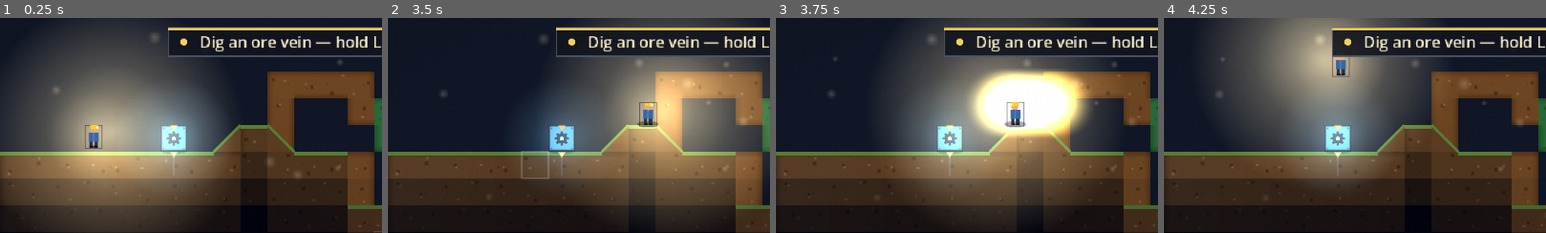
Above: before the commit, frames 1-4 (left to right).
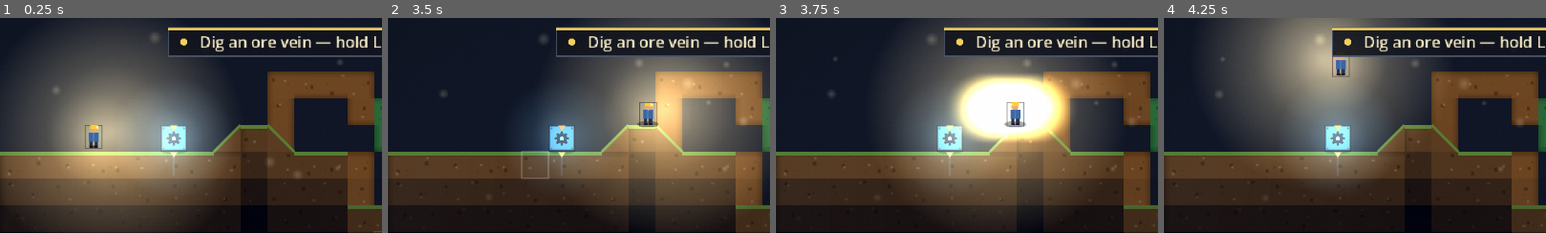
Above: after the commit, the same moments.

Repository: teohondascully/sinkforge
Game: Godot game, scene res://scenes/main.tscn
The game is run twice, just before and just after one commit, with the same random seed, the same clock (stepped at 60 frames per second) and the same inputs.
Inputs (mouse positions are % of the whole screen's width and height, from its top left):
- Up to frame 1 (0.25 s): no input
- Up to frame 2 (3.5 s): tap Enter at 0.5 s; move the mouse to (72, 45) at 0.52 s; hold D (sf_right) 0.53-1.25 s; right-click (72, 45) at 0.6 s; click (72, 45) at 0.67 s; tap Space (sf_jump) at 0.77, 2 s; drag from (30, 55) to (45, 70) at 1.27 s; move the mouse to (60, 28) at 2.02 s; hold D (sf_right) 2.03-2.75 s; tap Mouse wheel down (sf_cycle_next) at 2.1 s; drag from (45, 70) to (20, 35) at 2.77 s
- Up to frame 3 (3.75 s): move the mouse to (80, 65) at 3.52 s; hold A (sf_left) from 3.53 s (still down); tap Q (sf_drop) at 3.6 s
- Up to frame 4 (4.25 s): keep holding A (sf_left); tap Space (sf_jump) at 3.77 s
The pictures show only the part of the screen within x 0-50%, y 0-50%; the shares and areas given below are measured in that part.

Frames 1-2 are identical in both runs. In frame 3, 7.1% of the frame differs, in the area x 45-83%, y 24-58%; in frame 4, nothing differs.

Commit message:
feat(power): slice 1 — forward toss arc + aimed drop
Dropping now TOSSES forward-and-down (the Minecraft arc) instead of
teleporting straight down: the stack lands in the cell you're facing
(stand beside a forge and toss ore in, or fling it over a ledge into the
next shaft), falling back to a straight drop when a wall blocks the toss
(so shaft-feeding still works). FallingItems gains one shared _sample()
arc the nugget and its trail both read (DRY); a straight-down spit is
visually unchanged (bow scales with toss distance). drop_item gains a
cosmetic-only from_cell launch origin — production landing is untouched,
conservation holds. The feed-and-smelt play-goal moves to the new
stand-beside-and-toss interaction.

Harness: sim ALL PASS, play 5/5, capture healthy.

Diff:
--- a/scenes/falling_items.gd
+++ b/scenes/falling_items.gd
@@ -56,12 +56,23 @@
 	return out
 
 
-## The world position of a drop: down its column with a small launch-hop (reads as SPAT OUT, then gravity).
+## The world position of a drop along its ballistic arc (the ONE authority — the trail samples it too).
 func _pos(f: Dictionary) -> Vector2:
-	var t: float = clampf(float(f["t"]), 0.0, 1.0)
-	var p: Vector2 = (f["from"] as Vector2).lerp(f["to"], t)
-	p.y -= sin(t * PI) * 10.0
-	return p
+	return _sample(f["from"], f["to"], float(f["t"]))
+
+
+## A point on the toss arc from `from` to `to` at progress `t`. Horizontal eases OUT (a tossed item
+## shoots forward early, then settles into its landing column); vertical descends linearly minus an
+## upward BOW (the launch hop) that grows with the toss distance. A straight-down spit (from.x == to.x)
+## keeps the original ~10px pop unchanged — so machine output is visually identical, only sideways
+## tosses arc. This is the Minecraft forward-and-down throw expressed over the column landing.
+func _sample(from: Vector2, to: Vector2, t: float) -> Vector2:
+	t = clampf(t, 0.0, 1.0)
+	var ex: float = 1.0 - (1.0 - t) * (1.0 - t)        # ease-out horizontal
+	var x: float = lerpf(from.x, to.x, ex)
+	var bow: float = 10.0 + absf(to.x - from.x) * 0.28  # launch hop, taller the further it's tossed
+	var y: float = lerpf(from.y, to.y, t) - sin(t * PI) * bow
+	return Vector2(x, y)
 
 
 ## Paint the stream on `canvas`: a fading comet-trail + a chunky glowing nugget with a vertical motion-
@@ -75,8 +86,7 @@
 		var trail: int = 5
 		for i: int in range(trail, 0, -1):
 			var tt: float = clampf(t - float(i) * 0.055, 0.0, 1.0)
-			var pp: Vector2 = from.lerp(to, tt)
-			pp.y -= sin(tt * PI) * 10.0
+			var pp: Vector2 = _sample(from, to, tt)
 			var a: float = (1.0 - float(i) / float(trail + 1)) * 0.34
 			var sz: float = 5.5 - float(i) * 0.6
 			canvas.draw_rect(Rect2(pp - Vector2(sz, sz), Vector2(sz * 2.0, sz * 2.0)), Color(col.r, col.g, col.b, a))
--- a/scenes/main.gd
+++ b/scenes/main.gd
@@ -446,8 +446,11 @@
 
 
 ## DROP the selected stack (Q): gravity is the conveyor, so feeding is DROPPING — you don't insert into
-## a machine, you let go above its column and it falls in (or onto the floor). Drops at the body's own
-## cell; the sim cascades it down via drop_item. Returns whether anything fell.
+## a machine, you let go above its column and it falls in (or onto the floor). It TOSSES forward (the
+## Minecraft arc): the stack lands in the cell you're FACING-and-below — so you stand beside a forge and
+## toss ore in, or fling it over a ledge into the next shaft. If that facing cell is a wall (you can't
+## toss through rock), it falls back to a straight drop down your own column (so feeding a shaft you
+## stand over still works). The body's cell is the visual launch origin; the sim cascades the landing.
 func try_drop() -> bool:
 	if _player == null:
 		return false
@@ -457,10 +460,14 @@
 	var sel: int = clampi(_inv_selected, 0, slots.size() - 1)
 	var item: StringName = slots[sel]["item"]
 	var carried: int = int(slots[sel]["count"])
-	var cell: Vector2i = _cell_at(_player.position)
-	var dropped: int = sim.drop_item(cell, item, carried)
+	var here: Vector2i = _cell_at(_player.position)
+	var face: Vector2i = here + Vector2i(_player.facing, 0)
+	# Toss forward into the facing column when it's clear (open air or a machine to feed); a solid wall
+	# blocks the toss, so drop straight down instead. Landing is sim-truth; `here` is the launch origin.
+	var target: Vector2i = face if (sim.in_bounds(face) and not sim.is_solid(face)) else here
+	var dropped: int = sim.drop_item(target, item, carried, here)
 	if dropped > 0:
-		_particles.pop(_cell_center(cell), Visuals.item_color(item))
+		_particles.pop(_cell_center(target), Visuals.item_color(item))
 	return dropped > 0
 
 
--- a/src/core/factory_sim.gd
+++ b/src/core/factory_sim.gd
@@ -360,15 +360,19 @@
 ## straight down `cell`'s column from the player's row and land in the first machine below (feeding its
 ## input), else on the first floor as a ground pile (re-collectable), else the void sink. Returns how
 ## many dropped. Conservation holds: items only MOVE pack→(machine|ground|sink), none made or destroyed.
-func drop_item(cell: Vector2i, item: StringName, count: int) -> int:
+## `from_cell` is the VISUAL launch origin for the cosmetic toss (the body's cell when you toss ore into
+## the next column over) — it only colours the flow_event's `from`, which the sim never reads back, so
+## the production landing is unaffected. Default sentinel (-1,-1) means "launch from `cell`" (straight drop).
+func drop_item(cell: Vector2i, item: StringName, count: int, from_cell: Vector2i = Vector2i(-1, -1)) -> int:
 	var have: int = int(inventory.get(item, 0))
 	var n: int = mini(have, count)
 	if n <= 0:
 		return 0
 	_take_from_pack(item, n)
+	var origin: Vector2i = cell if from_cell == Vector2i(-1, -1) else from_cell
 	var dest: Dictionary = _column_landing(cell.x, cell.y)
 	dest["target"][item] = int(dest["target"].get(item, 0)) + n
-	flow_events.append({"item": item, "from": cell, "to": dest["to_cell"], "count": n})
+	flow_events.append({"item": item, "from": origin, "to": dest["to_cell"], "count": n})
 	return n
 
 
--- a/tools/play_tests.gd
+++ b/tools/play_tests.gd
@@ -127,20 +127,24 @@
 		"agent placed a processor at %s and it's there" % target)
 
 
-## The body carries ore over the forge's column and DROPS it (Q) — gravity feeds it in — and the forge
-## smelts an ingot. The embodied gravity-feed loop: you don't deposit, you drop above it and it falls in.
+## The body stands BESIDE the forge, FACES it, and TOSSES ore into its column (Q) — gravity feeds it in —
+## and the forge smelts an ingot. The embodied gravity-feed loop with the forward-toss: you don't deposit,
+## you stand next to a machine and fling the stack into its column, where it falls in.
 func _goal_feed_and_smelt() -> bool:
 	var agent: PlayAgent = await _boot()
 	agent.give(&"ore", 3)
 	await agent.select_item(&"ore")
+	var forge: Vector2i = agent.sim.machines[0].cell
 	var forged_before: int = int(agent.sim.total_produced.get(&"ingot", 0))
-	var over: bool = await agent.walk_to_column(agent.sim.machines[0].cell.x)  # stand over the forge column
-	var dropped: bool = agent.main.try_drop()                                   # let go — gravity feeds it
+	# Approach from the left, stand one column left of the forge, and face right INTO its column to toss.
+	var beside: bool = await agent.walk_to_column(forge.x - 1)
+	agent.player.facing = 1
+	var dropped: bool = agent.main.try_drop()                                   # fling it in — gravity feeds it
 	for _i: int in 120:                      # let the forge run a few production cycles
 		await physics_frame
 	var forged: int = int(agent.sim.total_produced.get(&"ingot", 0)) - forged_before
-	return await _finish(agent, over and dropped and forged >= 1,
-		"agent dropped ore over the forge column; it fed and smelted an ingot (forged %d)" % forged)
+	return await _finish(agent, beside and dropped and forged >= 1,
+		"agent stood beside the forge, tossed ore into its column; it fed and smelted (forged %d)" % forged)
 
 
 # --- scaffolding ----------------------------------------------------------------------------------
